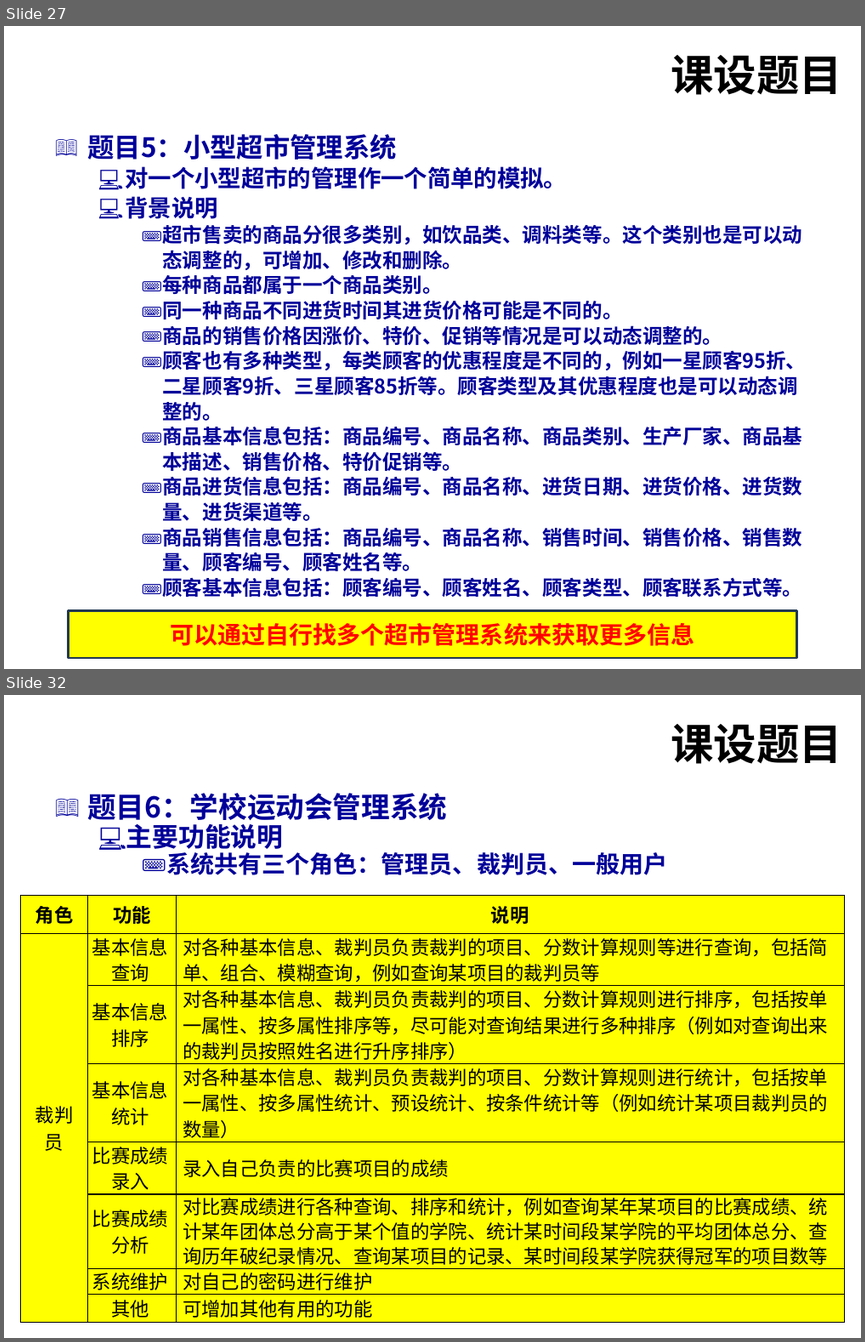
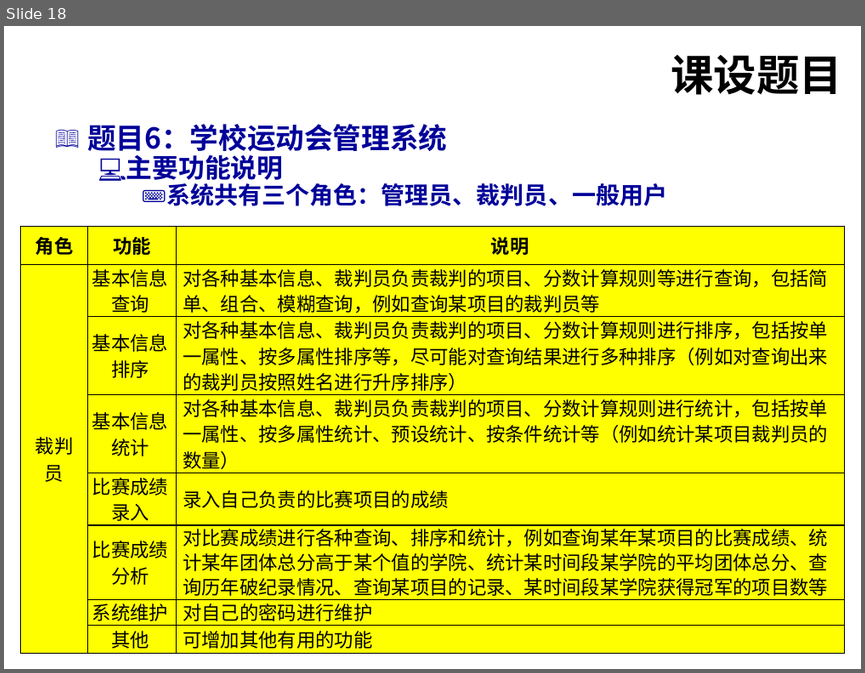
Before and after one commit to qiling-art/-, a slide deck: 《程序设计基础（C语言）课程设计》动员-2024.pptx. Shown one above the other, each under a label of ours: slides 27 and 32 before the commit, slide 18 after it; the slides between them are not shown. The pictures are 865x1342 and 865x673 pixels, drawn with LibreOffice and Linux fonts; fonts in the diff are those of the drawing; background and template pictures are left out. Boxes give left, top, right and bottom in pixels: in the first picture for what was removed or moved away, otherwise in the second. Text is boxed around its words. In the diff, an @@ line names an element or a change of style, - is before the commit and + after.

```diff
--- a/《程序设计基础（C语言）课程设计》动员-2024.pptx
+++ b/《程序设计基础（C语言）课程设计》动员-2024.pptx
@@ slide 27 removed at bbox=[4, 26, 861, 669], background picture (left out); not listed: 1 template element that a slide beside it also shows @@
@@ title removed at bbox=[670, 55, 842, 95] @@
-课设题目
@@ text removed at bbox=[87, 134, 806, 596] @@
-📖 题目5：小型超市管理系统
-  💻 对一个小型超市的管理作一个简单的模拟。
-  💻 背景说明
-    ⌨ 超市售卖的商品分很多类别，如饮品类、调料类等。这个类别也是可以动态调整的，可增加、修改和删除。
-    ⌨ 每种商品都属于一个商品类别。
-    ⌨ 同一种商品不同进货时间其进货价格可能是不同的。
-    ⌨ 商品的销售价格因涨价、特价、促销等情况是可以动态调整的。
-    ⌨ 顾客也有多种类型，每类顾客的优惠程度是不同的，例如一星顾客95折、二星顾客9折、三星顾客85折等。顾客类型及其优惠程度也是可以动态调整的。
-    ⌨ 商品基本信息包括：商品编号、商品名称、商品类别、生产厂家、商品基本描述、销售价格、特价促销等。
-    ⌨ 商品进货信息包括：商品编号、商品名称、进货日期、进货价格、进货数量、进货渠道等。
-    ⌨ 商品销售信息包括：商品编号、商品名称、销售时间、销售价格、销售数量、顾客编号、顾客姓名等。
-    ⌨ 顾客基本信息包括：顾客编号、顾客姓名、顾客类型、顾客联系方式等。
@@ rectangle removed at bbox=[69, 610, 796, 658] @@
-可以通过自行找多个超市管理系统来获取更多信息
@@ what was slide 32 is now slide 18 @@
```
Also in this commit, not shown: 1 slide added, 14 other slides removed, 2 other files.
